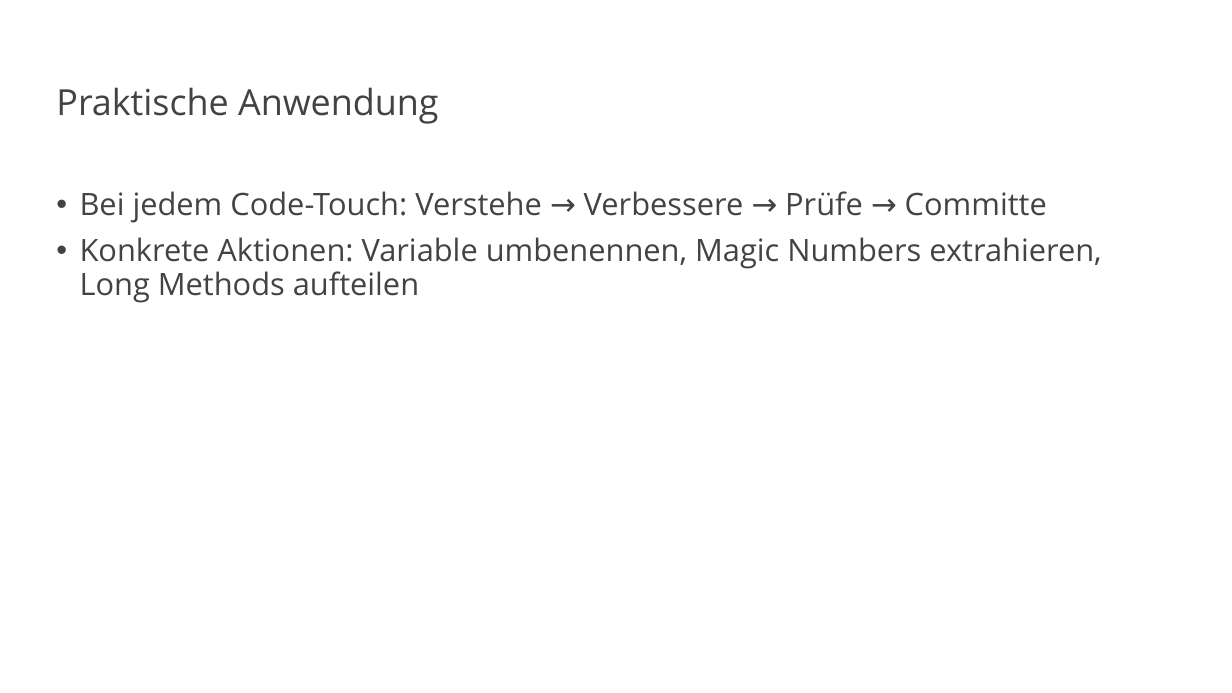
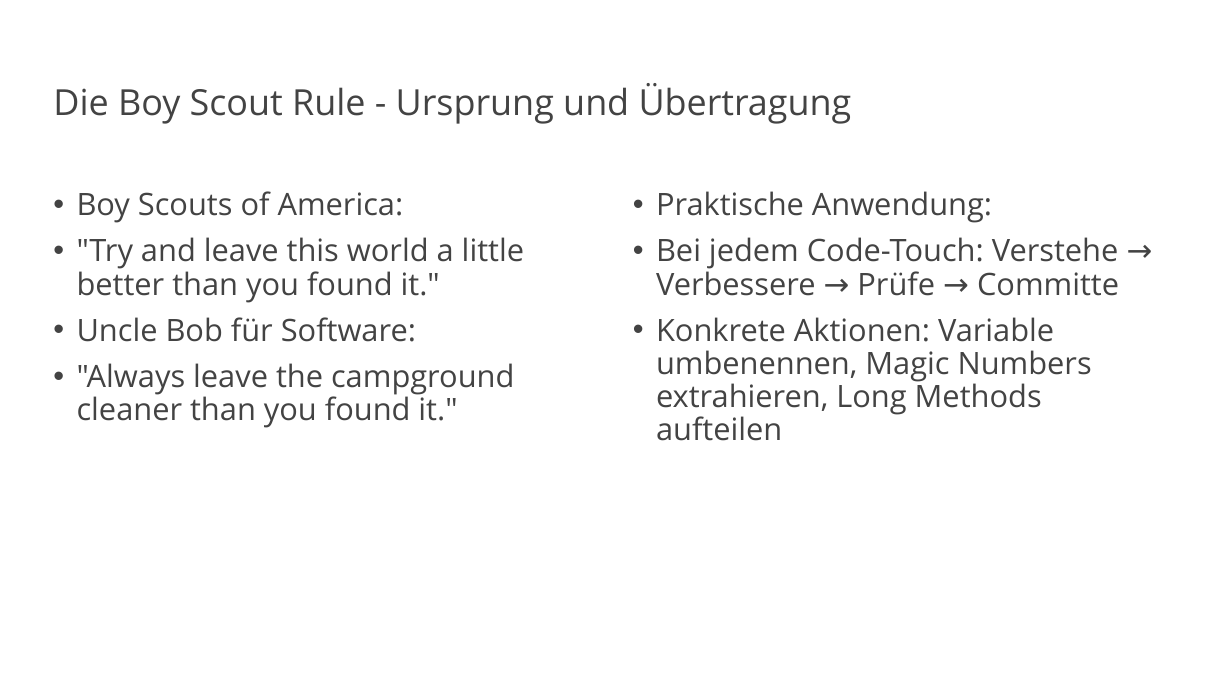
Before and after one commit to vanillacore-net/september-2025-telekom-training, a slide deck: slide 31 of presentations/powerpoint/intro-presentation.pptx (slide 55 before the commit). Drawn at 1232x693 pixels with LibreOffice and Linux fonts; fonts in the diff are those of the drawing; background and template pictures are left out. Boxes give left, top, right and bottom in pixels: in the first picture for what was removed or moved away, otherwise in the second. Text is boxed around its words. In the diff, an @@ line names an element or a change of style, - is before the commit and + after.

```diff
--- a/presentations/powerpoint/intro-presentation.pptx
+++ b/presentations/powerpoint/intro-presentation.pptx
@@ title at (53, 83, 852, 124): text changed @@
-Praktische Anwendung
+Die Boy Scout Rule - Ursprung und Übertragung
@@ text added at (77, 191, 524, 428), 24 pt, text #434343 @@
+• Boy Scouts of America:
+• "Try and leave this world a little better than you found it."
+• Uncle Bob für Software:
+• "Always leave the campground cleaner than you found it."
@@ text "Praktische Anwendung:": place and size @@
-text "Praktische Anwendung:" at (80, 191, 1101, 303)
+text "Praktische Anwendung:" at (656, 191, 1119, 441)
@@ text at (656, 191, 992, 223): paragraph added @@
+• Praktische Anwendung:
```
Also in this commit, not shown: 21 other slides changed, 11 slides added, 43 slides removed, 2 other files.
